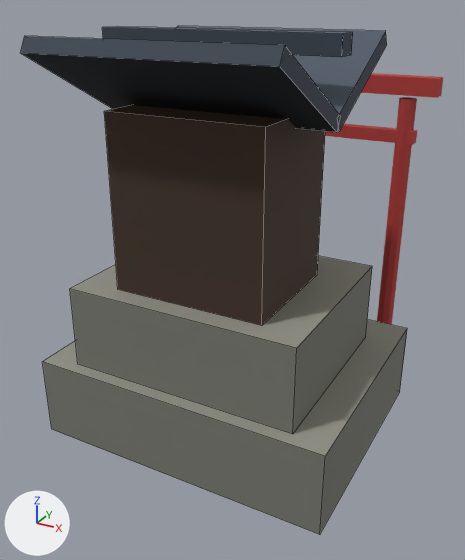
The FBX model Assets/Art/Models/Props/Street/Hokora.fbx: old version first, new version second.
Both versions are drawn from a camera (50 mm lens) standing at (1.042, -1.903, 1.52) and looking at (-0.026, 0.038, 0.549). The axes (+X, +Y, +Z) are drawn at lower left. The lights are the same throughout. The first picture is the older version. Mesh edges are drawn as thin lines on the coarser meshes. Where no turn or scale is listed for an object, it has been applied to the vertices.

The first picture shows 'Base.002', 'Roof', 'Shrine', 'Torii'.
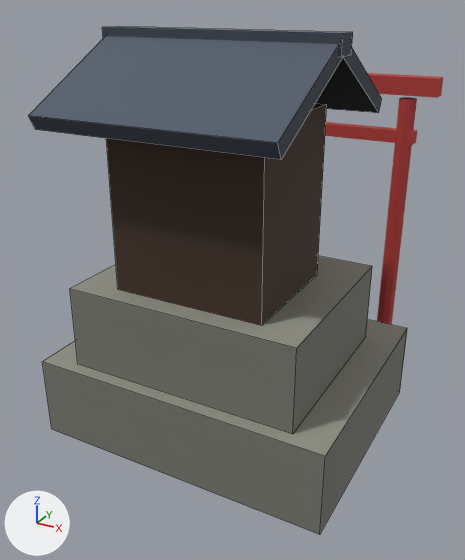
What differs and where, as boxes [x1, y1, x2, y2] in the pictures (465 x 560 px; the box of a moved part takes in the faces that stretch with it):
'Roof', reshaped (24% taller): before [21, 26, 387, 133]; after [28, 26, 382, 159]
part 1 of me_roof, moved or reshaped: before [177, 26, 387, 132]; after [315, 49, 382, 113]
part 2 of me_roof, moved or reshaped: before [21, 36, 339, 133]; after [28, 36, 343, 159]

The change in detail:
me_roof has 24 vertices, 18 faces and spans x -0.41..0.41, y -0.515..0.315, z 1.16..1.43.
me_roof is used by ob_roof; location (0.0, 0.0, 0.0).
me_roof part 1: the loose piece of 8 vertices spanning x -0.4..0.4, y -0.115..0.315, z 1.16..1.42 is turned -56 degrees about the x axis through its middle.
me_roof part 2: the loose piece of 8 vertices spanning x -0.4..0.4, y -0.515..-0.085, z 1.16..1.42 is turned 56 degrees about the x axis through its middle.
